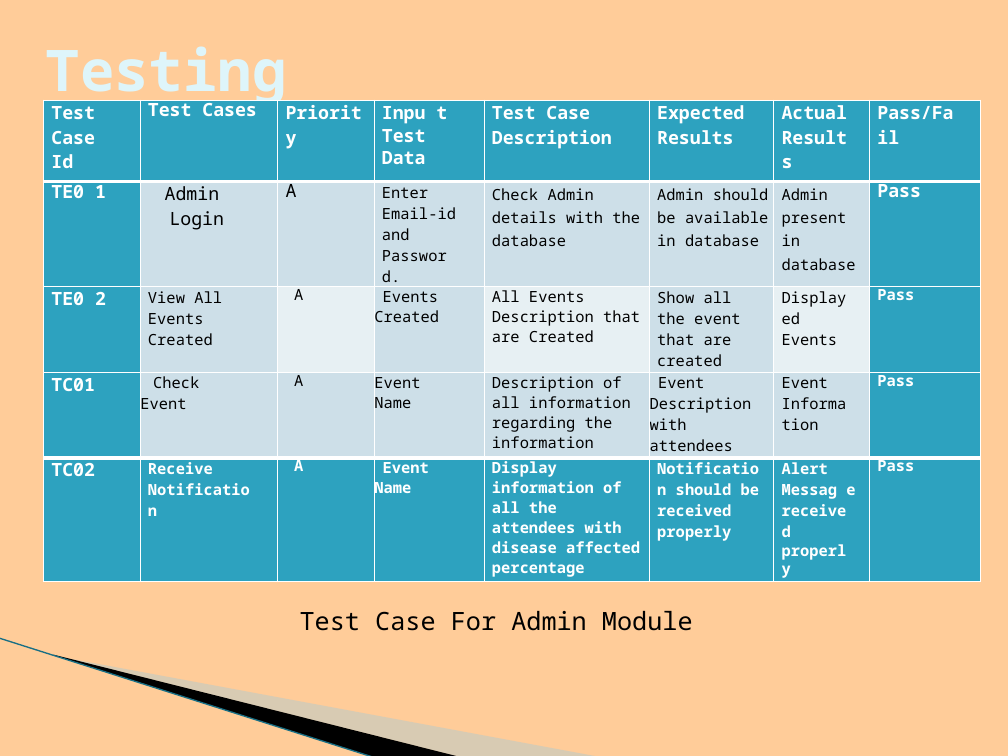
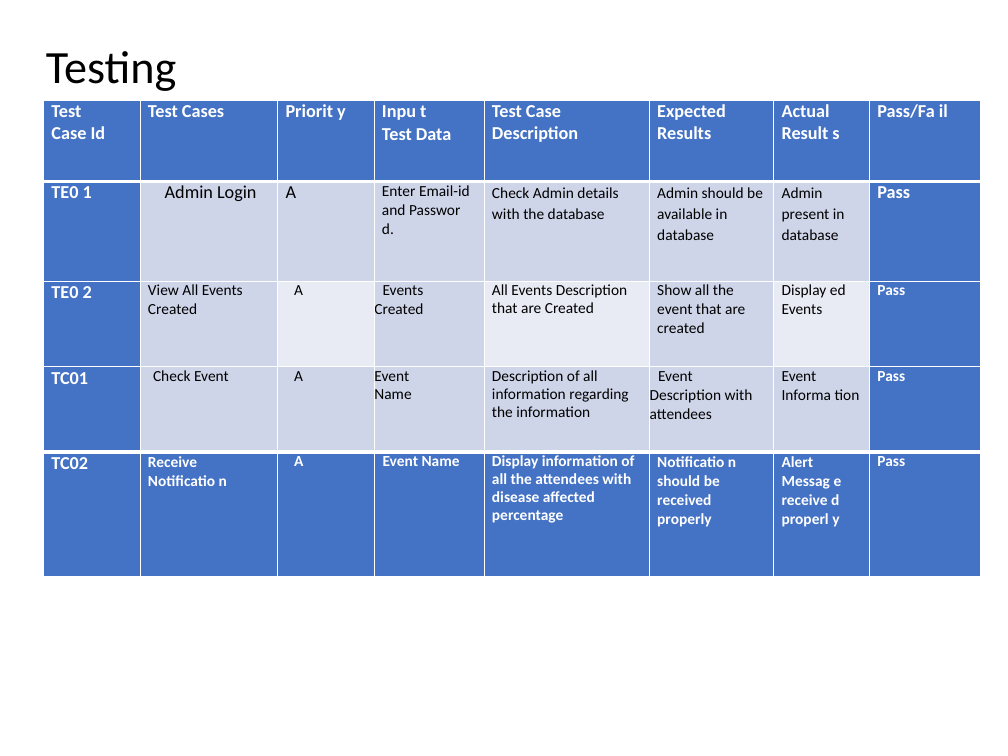
Before and after one commit to BHARGAVKR2000/Event-Detetion-System, a slide deck: slide 18 of project-E10.pptx (slide 20 before the commit). Drawn at 1008x756 pixels with LibreOffice and Linux fonts; fonts in the diff are those of the drawing; background and template pictures are left out. Boxes give left, top, right and bottom in pixels: in the first picture for what was removed or moved away, otherwise in the second. Text is boxed around its words. In the diff, an @@ line names an element or a change of style, - is before the commit and + after.

```diff
--- a/project-E10.pptx
+++ b/project-E10.pptx
@@ background #FFCC99 to #FFFFFF @@
@@ title "Testing" at <box>46,51,177,91</box>: size 41 to 33 pt, font Noto Sans Mono to Calibri, text colour #DEF5FA to #000000, bold off; line spacing 1 to 0.9 @@
@@ table at <box>43,100,981,576</box> @@
@@ fill #2DA2BF to #4472C4 in 22 cells @@
@@ fill #CDE0E8 to #CFD5EA in 15 cells @@
@@ fill #E8F0F4 to #E9EBF5 in 3 cells @@
@@ font Noto Sans Mono to Calibri @@
@@ freeform shape removed at <box>79,551,498,711</box> @@
@@ text removed at <box>300,611,693,631</box> @@
-Test Case For Admin Module
@@ freeform shape removed at <box>0,638,413,731</box> @@
@@ line removed from (0, 638) to (374, 756) @@
```
Also in this commit, not shown: 20 other slides changed, 4 slides added, 6 slides removed, 1 other file.
